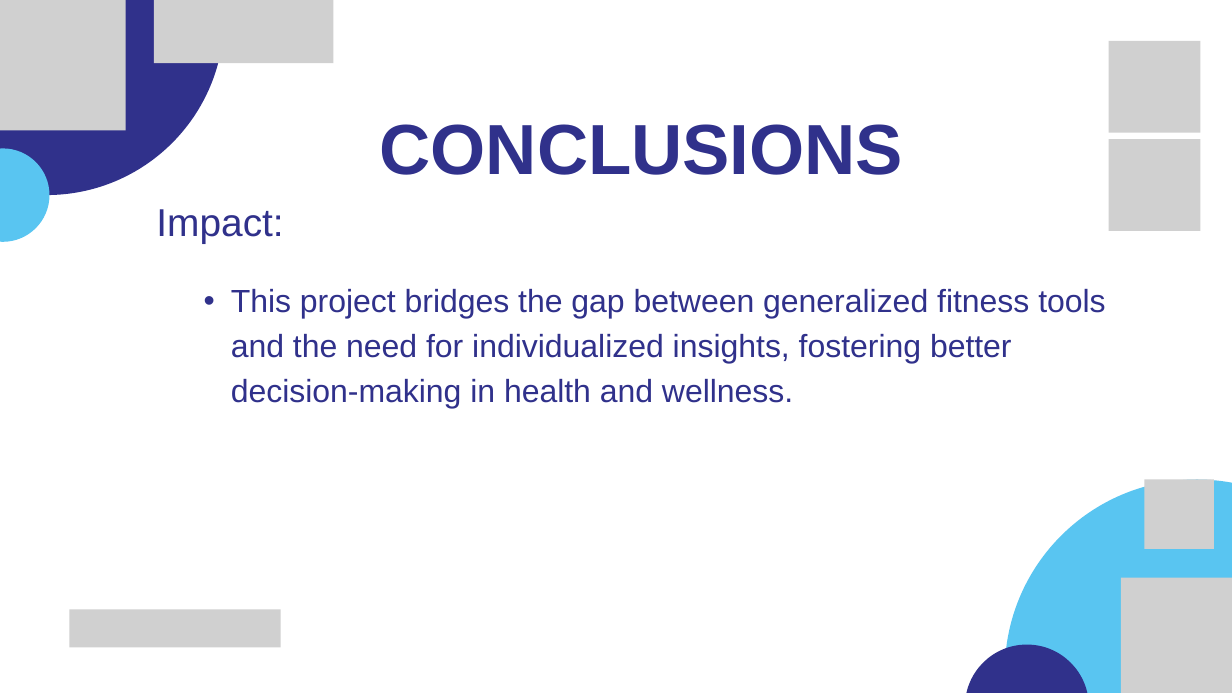
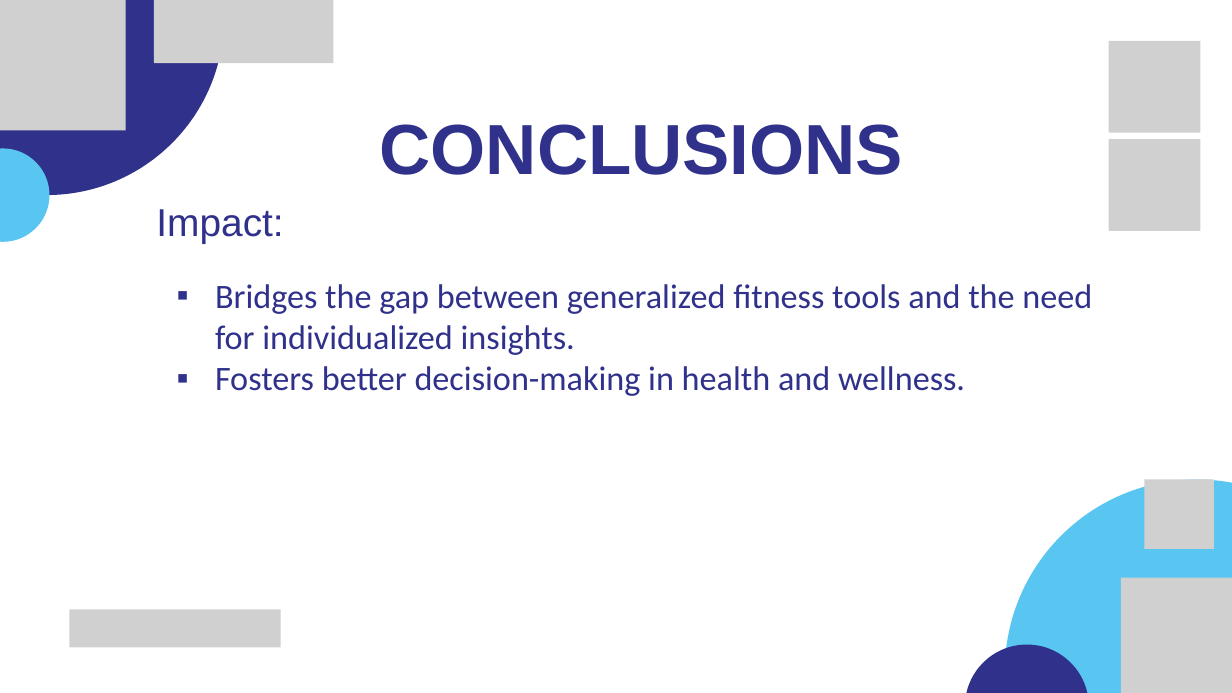
Before and after one commit to Mohamedelmahdy01/BurnMeter, a slide deck: slide 14 of BurnMeter.pptx (slide 15 before the commit). Drawn at 1232x693 pixels with LibreOffice and Linux fonts; fonts in the diff are those of the drawing; grey boxes stand for pictures. Boxes give left, top, right and bottom in pixels: in the first picture for what was removed or moved away, otherwise in the second. Text is boxed around its words. In the diff, an @@ line names an element or a change of style, - is before the commit and + after.

Commit message:
Correct spelling errors

```diff
--- a/BurnMeter.pptx
+++ b/BurnMeter.pptx
@@ text at [215, 284, 1092, 396]: text changed; size 37.3 to 40 pt; font Arial to Calibri @@
-  • This project bridges the gap between generalized fitness tools and the need for individualized insights, fostering better decision-making in health and wellness.
+▪ Bridges the gap between generalized fitness tools and the need for individualized insights.
+▪ Fosters better decision-making in health and wellness.
```
Also in this commit, not shown: 13 other slides changed, 1 slide removed.
